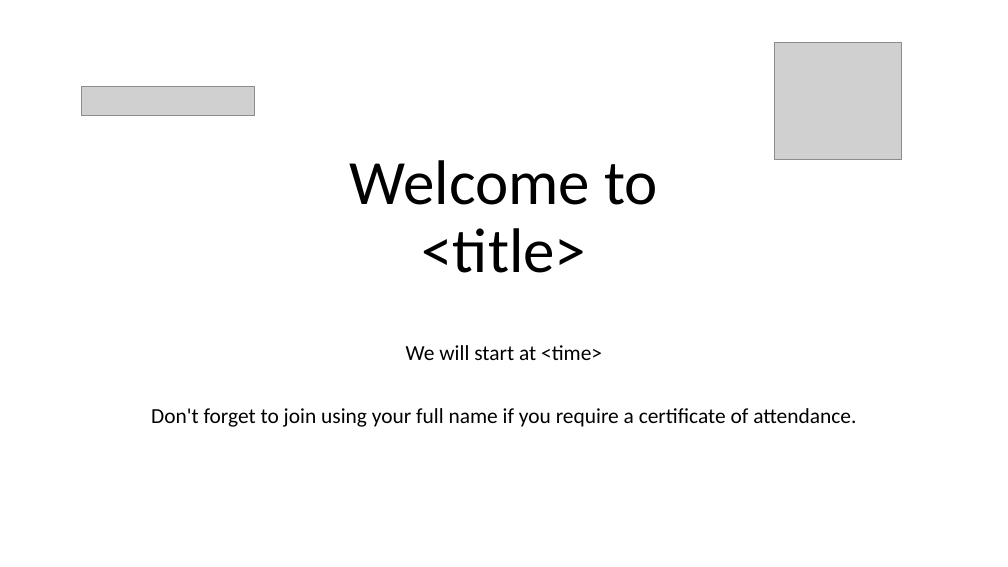
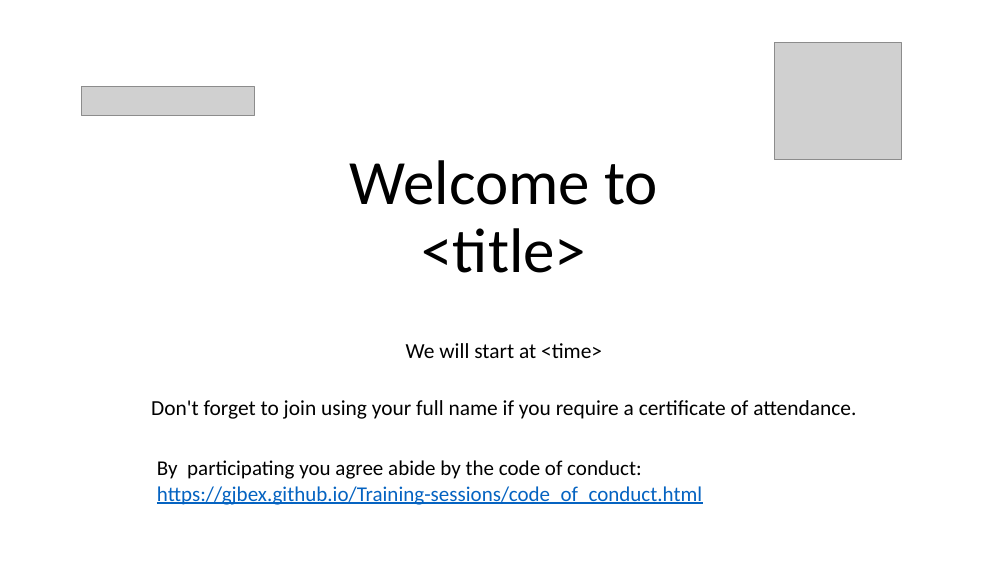
Before and after one commit to gjbex/Training-sessions, a slide deck: slide 1 of misc/welcome_to.pptx. Drawn at 1008x567 pixels with LibreOffice and Linux fonts; fonts in the diff are those of the drawing; grey boxes stand for pictures. Boxes give left, top, right and bottom in pixels: in the first picture for what was removed or moved away, otherwise in the second. Text is boxed around its words. In the diff, an @@ line names an element or a change of style, - is before the commit and + after.

Commit message:
Add code of conduct remark

```diff
--- a/misc/welcome_to.pptx
+++ b/misc/welcome_to.pptx
@@ subtitle "We will start at <time>" at bbox=[151, 343, 856, 419]: line spacing 0.8 to 0.7 @@
@@ text added at bbox=[157, 460, 702, 505], 20 pt, text #0563C1, underline @@
+By participating you agree abide by the code of conduct:
+https://gjbex.github.io/Training-sessions/code_of_conduct.html
```
